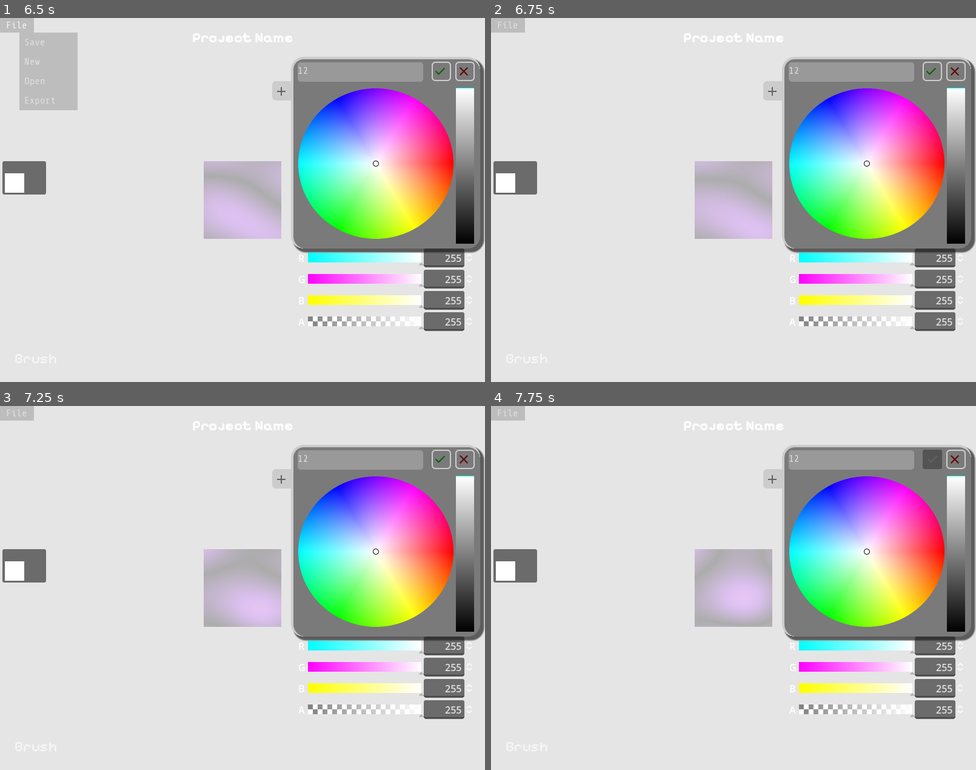
Above: before the commit, frames 1-4 (two rows, left to right).
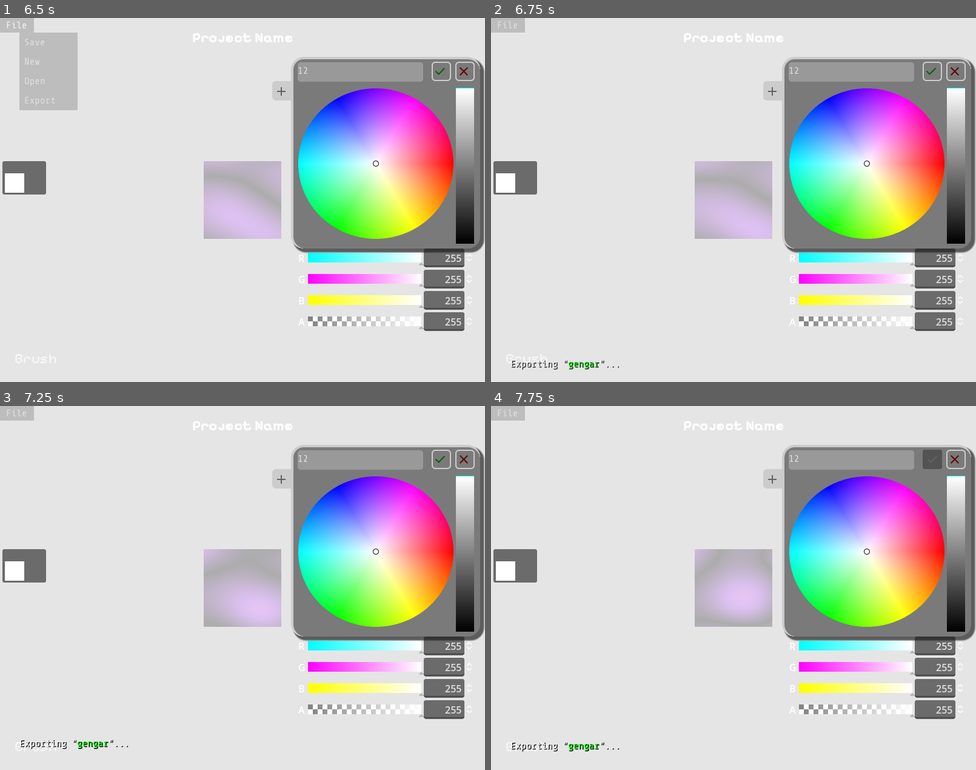
Above: after the commit, the same moments.

Repository: FourSeasonsWinter/pixel-art-app
Game: Godot game, scene res://scenes/main.tscn
Same seed, same stepped clock (60 frames per second), same inputs: the game is played once before the commit and once after it.
Inputs (mouse positions are in pixels of both pictures, inside the frame that each line leads up to):
- Up to frame 1 (6.5 s): click (475, 90) at 0.5 s; click (358, 72) at 1.27 s; type "12" at 1.35 s; click (441, 72) at 2 s; click "File" at 2.75 s; click "Save" at 3.5 s; click (441, 72) at 4.25 s; click (281, 90) at 5 s; click "File" at 5.75 s
- Up to frame 2 (6.75 s): click "Export" at 6.5 s
- Up to frame 3 (7.25 s): no input
- Up to frame 4 (7.75 s): click (932, 460) at 7.25 s

Frame 1 is identical in both runs. In frame 2, 0.2% of the frame differs, in the area x 4-27%, y 94-97%; in frame 3, 0.2%, in the area x 4-27%, y 91-95%; in frame 4, 0.2%.

Commit message:
Save an art with a larger resolution.

Diff:
--- a/scenes/main.tscn
+++ b/scenes/main.tscn
@@ -39,4 +39,5 @@
 [node name="hud" parent="." instance=ExtResource("3_ixn38")]
 
 [connection signal="create_image" from="hud" to="." method="_on_hud_create_image"]
-[connection signal="save_image" from="hud" to="." method="save_image"]
+[connection signal="export_image" from="hud" to="." method="_on_hud_export_image"]
+[connection signal="save_image" from="hud" to="." method="_on_hud_save_image"]
--- a/scripts/canvas.gd
+++ b/scripts/canvas.gd
@@ -10,6 +10,11 @@
 
 
 func create() -> void:
+	var thread = Thread.new()
+	thread.start(_create)
+
+
+func _create() -> void:
 	for y in height:
 		for x in width:
 			var pixel = pixel_scene.instantiate()
--- a/scripts/color_button.gd
+++ b/scripts/color_button.gd
@@ -2,7 +2,6 @@
 signal deleted
 
 @onready var color_rect: ColorRect = $ColorRect
-@onready var darker: Polygon2D = $Darker
 @onready var line: Line2D = $Line2D
 @onready var delete_timer: Timer = $DeleteTimer
 var button_color: Color
--- a/scripts/main.gd
+++ b/scripts/main.gd
@@ -4,15 +4,14 @@
 @onready var hud: Control = $hud
 @onready var canvas_background: ColorRect = $CanvasBackground
 
-@export var project_name := "gengar"
-@export var width := 8
-@export var height := 8
-@export var resolution := Vector2i(64, 64)
-@export var background_color := Color.TRANSPARENT
-
+var project_name := "gengar"
+var width := 8
+var height := 8
+var background_color := Color.TRANSPARENT
 var grid := {}
 var last_color_selected: Color
 var canvas: Node2D
+var temp_resolution = Vector2i(1024, 1024)
 
 const pixel_size = 16
 const canvas_scene = preload("res://scenes/canvas.tscn")
@@ -59,7 +58,7 @@
 	camera.limit_bottom = pixel_size * (height / 2) + 600
 
 
-func save_image() -> void:
+func save_image() -> bool:
 	var image = Image.create_empty(width, height, false, Image.FORMAT_RGBA8)
 
 	for y in range(height):
@@ -68,15 +67,27 @@
 			image.set_pixel(x, y, color)
 
 	var file_path = "res://" + project_name + ".png"
-	var error = image.save_png(file_path) != OK
-	var notification_text: String
+	return image.save_png(file_path) != OK
 
-	if not error:
-		notification_text = "\"[color=green]" + project_name + "[/color]\" saved as a png file!"
-	else:
-		notification_text = "Failed to save."
 
-	hud.show_notification(notification_text)
+func export_image() -> void:
+	var image = Image.create_empty(temp_resolution.x, temp_resolution.y, false, Image.FORMAT_RGBA8)
+	var pixels_per_pixel = Vector2i(floori(temp_resolution.x / width), floori(temp_resolution.y / height))
+	var offset = Vector2i(0, 0)
+
+	for y in range(height):
+		offset.x = 0
+		for x in range(width):
+			var color = canvas.grid[Vector2i(x, y)].color
+
+			for y2 in range(pixels_per_pixel.y):
+				for x2 in range(pixels_per_pixel.x):
+					image.set_pixel(x2 + offset.x, y2 + offset.y, color)
+			offset.x += pixels_per_pixel.x
+		offset.y += pixels_per_pixel.y
+
+	var file_path = "res://" + project_name + "_export.png"
+	image.save_png(file_path)
 
 
 func _on_hud_create_image(name: String, w: int, h: int) -> void:
@@ -88,3 +99,19 @@
 	create_canvas()
 	set_camera()
 	hud.set_new_project(name)
+
+
+func _on_hud_export_image() -> void:
+	hud.show_notification("Exporting \"[color=green]" + project_name + "[/color]\"...")
+
+	var thread = Thread.new()
+	thread.start(export_image)
+
+
+func _on_hud_save_image() -> void:
+	var is_error = save_image()
+
+	if not is_error:
+		hud.show_notification("\"[color=green]" + project_name + "[/color]\" saved as a png file!")
+	else:
+		hud.show_notification("Failed to save.")
Not shown, changed: Pen.png.import
